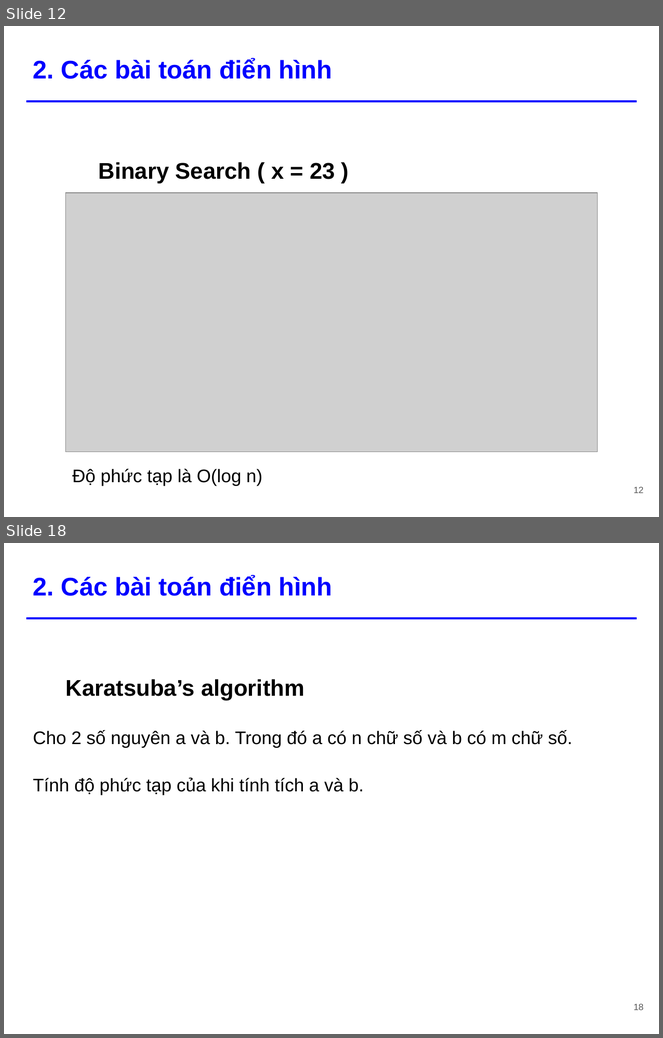
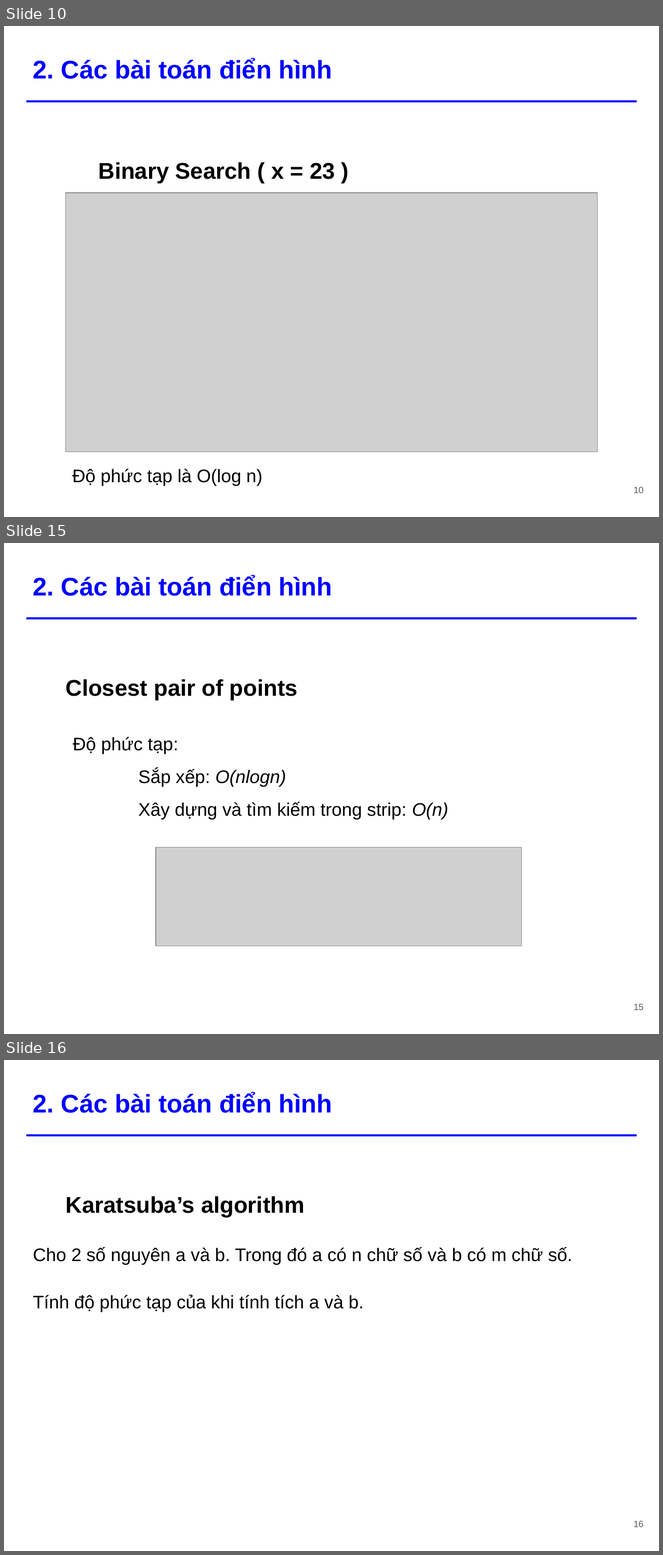
Before and after one commit to tiennvcs/CS112.L11.KHTN-DesignAnalysisAlgorithm, a slide deck: Seminar_DivideandConquer/[Seminar] Divide and Conquer.pptx. Shown one above the other, each under a label of ours: slides 12 and 18 before the commit, slides 10, 15 and 16 after it; the slides between them are not shown. The pictures are 663x1038 and 663x1555 pixels, drawn with LibreOffice and Linux fonts; fonts in the diff are those of the drawing; grey boxes stand for pictures. Boxes give left, top, right and bottom in pixels: in the first picture for what was removed or moved away, otherwise in the second. Text is boxed around its words. In the diff, an @@ line names an element or a change of style, - is before the commit and + after.

```diff
--- a/Seminar_DivideandConquer/[Seminar] Divide and Conquer.pptx
+++ b/Seminar_DivideandConquer/[Seminar] Divide and Conquer.pptx
@@ slide 15 added at [4, 543, 659, 1034], background #FFFFFF; not listed: 1 template element that a slide beside it also shows @@
@@ title added at [33, 575, 333, 596], 28 pt, text #0000FF, bold @@
+2. Các bài toán điển hình
@@ text added at [66, 679, 298, 701], 25 pt, text #000000, bold @@
+Closest pair of points
@@ text added at [73, 737, 449, 820], 20 pt, text #000000 @@
+Độ phức tạp:
+Sắp xếp: O(nlogn)
+Xây dựng và tìm kiếm trong strip: O(n)
@@ picture added at [156, 848, 521, 947] @@
@@ page number added at [634, 1004, 644, 1010], 10 pt, text #595959 @@
+15
@@ what was slide 12 is now slide 10 @@
@@ page number at [634, 487, 644, 493]: text changed @@
-12
+10
@@ what was slide 18 is now slide 16 @@
@@ page number at [634, 1521, 644, 1527]: text changed @@
-18
+16
```
Also in this commit, not shown: 17 slides changed, 3 slides removed.
